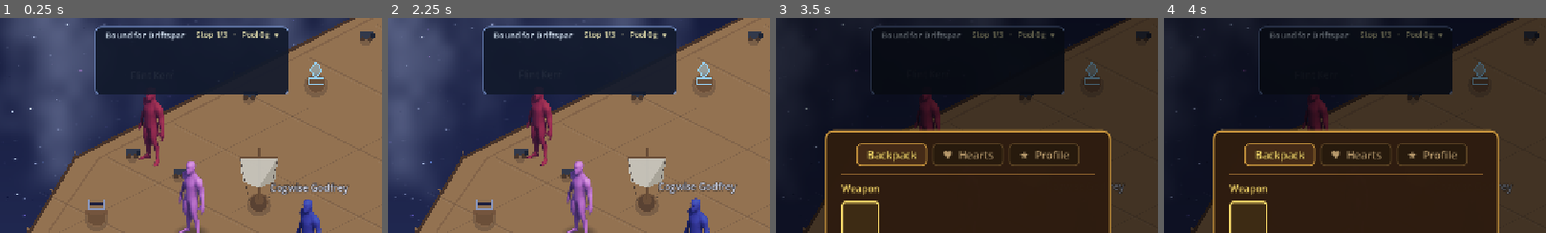
Above: before the commit, frames 1-4 (left to right).
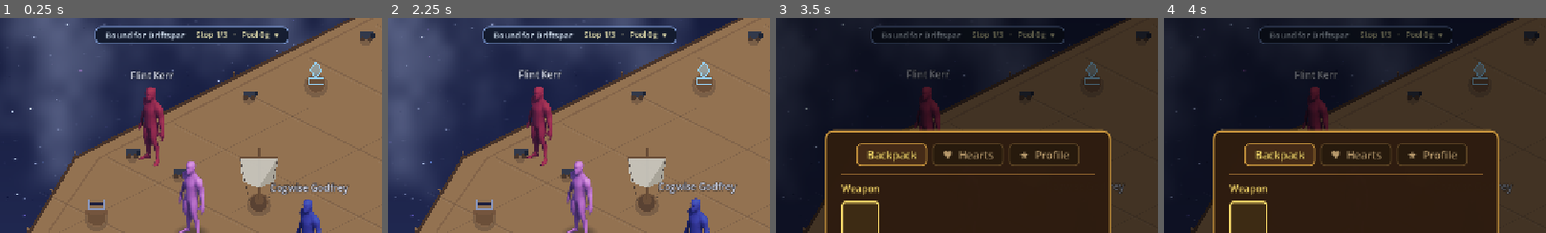
Above: after the commit, the same moments.

Repository: TairoyZone/shivaliva-shanty
Game: Godot game, scene res://levels/ship_deck/ship_deck.tscn
The game is run twice, just before and just after one commit, with the same random seed, the same clock (stepped at 60 frames per second) and the same inputs. This scene is started directly instead of the project's main scene.
Inputs (mouse positions are % of the whole screen's width and height, from its top left):
- Up to frame 1 (0.25 s): no input
- Up to frame 2 (2.25 s): click (25, 95) at 0.52 s; type "12" at 0.6 s; click "!" at 1.25 s; click "X" at 2 s
- Up to frame 3 (3.5 s): click (97, 23) at 2.77 s
- Up to frame 4 (4 s): click (97, 31) at 3.52 s
The pictures show only the part of the screen within x 25-75%, y 0-50%; the shares and areas given below are measured in that part.

The runs differ from the first frame. In frame 1, 12% of the frame differs, in the area x 24-76%, y 9-36%; in frame 2, 11%; in frame 3, 3.8%; in frame 4, 4.0%.

Commit message:
fix(deck): collapsed voyage chart was stuck at full height (empty box)
VoyageChart._ready sets custom_minimum_size = SIZE (116 tall) for its normal use; that FORCED the collapsible deck variant to full height while only drawing the thin strip — a big empty panel (Troy spotted it). place_collapsed_top now clears custom_minimum_size after add_child so the offsets + hover tween control the height. Collapsed = a 30px strip; hover expands to the full route. Verified both states with a capture.

Co-Authored-By: Claude Opus 4.8 <noreply@anthropic.com>

Diff:
--- a/interface/voyage_chart/voyage_chart.gd
+++ b/interface/voyage_chart/voyage_chart.gd
@@ -114,6 +114,10 @@
 	mouse_entered.connect(_on_hover_expand)
 	mouse_exited.connect(_on_hover_collapse)
 	parent.add_child(self)
+	# _ready (run on add_child) sets custom_minimum_size = SIZE (116 tall), which would FORCE the box to
+	# full height and leave the collapsed strip floating in a big empty panel. Clear it so the offsets +
+	# the hover tween control the height instead.
+	custom_minimum_size = Vector2.ZERO
 
 
 func _on_hover_expand() -> void:
